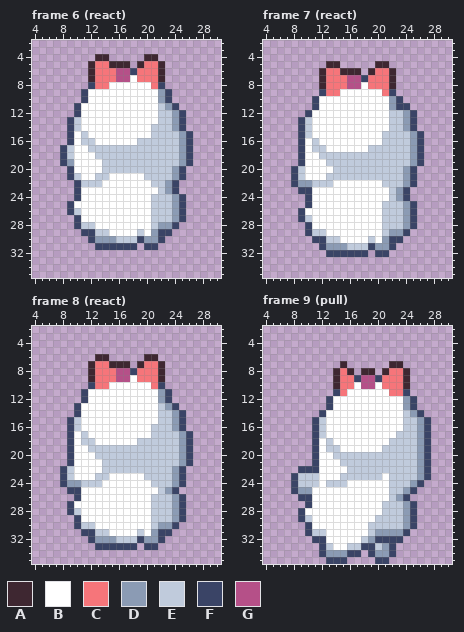
Two states of a pixel-art file, art/minis/dog-duchess@94.aseprite. The picture above was drawn from the file before the commit.
36x36 pixels, 24 frames. Shown: frame 6 (react): x 4..30, y 2..35; frame 7 (react): x 4..30, y 2..35; frame 8 (react): x 4..30, y 2..35; frame 9 (pull): x 4..30, y 2..35. The commit also changed other frames, which this record leaves out.
Palette (. is transparent): A #3e2731  B #ffffff  C #f6757a  D #8b9bb4  E #c0cbdc  F #3a4466  G #b55088
Pixels before, frame 6 (react), first column x 8:
 4 .....AA.....AA.....
 5 ....ACCAAA.ACCA....
 6 ....ACCCGGFCCCA....
 7 ....ACCCGGBCCCA....
 8 ....FCCBBBBBBCF....
 9 ...FBBBBBBBBBBDF...
10 ...FBBBBBBBBBBDF...
11 ..FBBBBBBBBBBBEDF..
12 ..FBBBBBBBBBBBEEDF.
13 .FEBBBBBBBBBBBEEDF.
14 .FEBBBBBBBBBBEEEDF.
15 .FBEBBBBBBBBBEEEEDF
16 .FBEEBBBBBBEEEEEEDF
17 FEBBEEEEEEEEEEEEEDF
18 FEBBBEEEEEEEEEEEEDF
19 FDBBBBEEEEEEEEEEEDF
20 .FBBBBEEEEEEEEEEDF.
21 .FEBBEEBBBBBEEEEDF.
22 ..FEEEBBBBBBBEEDF..
23 ..FBBBBBBBBBBBEDF..
24 ..FBBBBBBBBBBEEEDF.
25 .FBBBBBBBBBBBEEEDF.
26 .FEBBBBBBBBBBEEEDF.
27 ..FBBBBBBBBBBEEEDF.
28 ..FEEBBBBBBBBEDDF..
29 ...FFEEBBBBEBDFF...
30 ....FDDDEEEFDDF....
31 .....FFFFFF.FF.....
Pixels before, frame 7 (react), first column x 8:
 5 .....AA.....AA.....
 6 ....ACCAAA.ACCA....
 7 ....ACCCGGFCCCA....
 8 ....ACCCGGBCCCA....
 9 ....FCCBBBBBBCF....
10 ...FBBBBBBBBBBDF...
11 ...FBBBBBBBBBBDFF..
12 ..FBBBBBBBBBBBEEDF.
13 .FEBBBBBBBBBBBEEDF.
14 .FEBBBBBBBBBBBEEDF.
15 .FEBBBBBBBBBBEEEEDF
16 .FBEBBBBBBBBBEEEEDF
17 .FBEEBBBBBBEEEEEEDF
18 .FBBEEEEEEEEEEEEEDF
19 .FBBBEEEEEEEEEEEEDF
20 FEBBBBEEEEEEEEEEDF.
21 FEBBBEEEEEEEEEEEDF.
22 FDDEEEBBBBBBBEEEDF.
23 .FFBBBBBBBBBBBEDF..
24 ..FBBBBBBBBBBBEDF..
25 ..FBBBBBBBBBBEEEDF.
26 .FBBBBBBBBBBBEEEDF.
27 .FEBBBBBBBBBBEEEDF.
28 ..FBBBBBBBBBBEEEDF.
29 ..FEEBBBBBBBBEDDF..
30 ...FFEEBBBBEBDFF...
31 ....FDDDEEEFDDF....
32 .....FFFFFF.FF.....
Pixels before, frame 8 (react), first column x 8:
 6 .....AA.....AA.....
 7 ....ACCAAA.ACCA....
 8 ....ACCCGGFCCCA....
 9 ....ACCCGGBCCCA....
10 ....FCCBBBBBBCF....
11 ...FBBBBBBBBBBDF...
12 ...FBBBBBBBBBBDF...
13 ..FBBBBBBBBBBBEDF..
14 ..FBBBBBBBBBBBEEDF.
15 .FEBBBBBBBBBBBEEDF.
16 .FEBBBBBBBBBBEEEDF.
17 .FBEBBBBBBBBBEEEEDF
18 .FBEEBBBBBBEEEEEEDF
19 .FBBEEEEEEEEEEEEEDF
20 .FBBBEEEEEEEEEEEEDF
21 .FBBBBEEEEEEEEEEEDF
22 FEBBBBEEEEEEEEEEDF.
23 FEBBBEEBBBBBEEEEDF.
24 FDDEEEBBBBBBBEEEDF.
25 .FFBBBBBBBBBBBEDF..
26 ..FBBBBBBBBBBEEEDF.
27 .FBBBBBBBBBBBEEEDF.
28 .FEBBBBBBBBBBEEEDF.
29 ..FBBBBBBBBBBEEEDF.
30 ..FEEBBBBBBBBEDDF..
31 ...FFEEBBBBEBDFF...
32 ....FDDDEEEFDDF....
33 .....FFFFFF.FF.....
Pixels before, frame 9 (pull), first column x 8:
 7 .......A......AA....
 8 ......ACA.AA.ACCA...
 9 ......ACCFGGFCCCA...
10 ......ACCBGGBCCCA...
11 ......FCBBBBBBCCF...
12 .....FBBBBBBBBBBDF..
13 .....FBBBBBBBBBBDF..
14 ....FBBBBBBBBBBBEDF.
15 ...FEBBBBBBBBBBBEEDF
16 ...FEBBBBBBBBBBBEEDF
17 ...FEBBBBBBBBBBEEEDF
18 ...FBEBBBBBBBBEEEEDF
19 ...FBEEBBBBBBEEEEEDF
20 ...FBBEEEEEEEEEEEEDF
21 ...FBBBEEEEEEEEEEEDF
22 .FFFBBBBEEEEEEEEEEDF
23 FEEEBBBEEEEEEBEEEEDF
24 FEEEBEEEBBBBBBEEEDF.
25 FDDBBBBBBBBBBBEEDF..
26 .FFBBBBBBBBBBBEDF...
27 ..FBBBBBBBBBBEEEDF..
28 .FBBBBBBBBBBBEEEDF..
29 .FEBBBBBBBBBEEEEDF..
30 ..FBBBBBBBBEEEEEDF..
31 ..FEEBBBBBBEDDDDF...
32 ...FFBBBBBEDFFFF....
33 ....FEBBEEFFEDF.....
34 ....FDDDFF.FDDF.....
35 .....FFF....FF......
Now the later version:
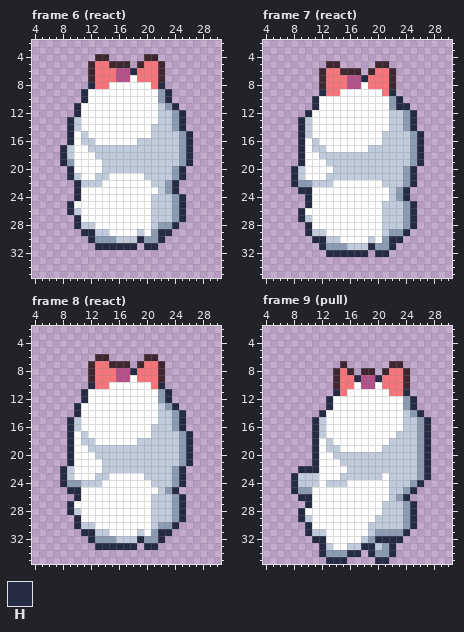
Colours new in this view: H #262b44
Diff:
Frame 6 (react):
y 6: x 18 F -> H
y 8: x 12 F -> H; x 22 F -> H
y 9..10: x 11 F -> H; x 23 F -> H
y 11: x 10 F -> H; x 24 F -> H
y 12: x 10 F -> H; x 25 F -> H
y 13..14: x 9 F -> H; x 25 F -> H
y 15..16: x 9 F -> H; x 26 F -> H
y 17..19: x 8 F -> H; x 26 F -> H
y 20..21: x 9 F -> H; x 25 F -> H
y 22..23: x 10 F -> H; x 24 F -> H
y 24: x 10 F -> H; x 25 F -> H
y 25..26: x 9 F -> H; x 25 F -> H
y 27: x 10 F -> H; x 25 F -> H
y 28: x 10 F -> H; x 24 F -> H
y 29: x 11..12 FF -> HH; x 22..23 FF -> HH
y 30: x 12 F -> H; x 19 F -> H; x 22 F -> H
y 31: x 13..18 FFFFFF -> HHHHHH; x 20..21 FF -> HH
Frame 7 (react):
y 7: x 18 F -> H
y 9: x 12 F -> H; x 22 F -> H
y 10: x 11 F -> H; x 23 F -> H
y 11: x 11 F -> H; x 23..24 FF -> HH
y 12: x 10 F -> H; x 25 F -> H
y 13..14: x 9 F -> H; x 25 F -> H
y 15..19: x 9 F -> H; x 26 F -> H
y 20..22: x 8 F -> H; x 25 F -> H
y 23: x 9..10 FF -> HH; x 24 F -> H
y 24: x 10 F -> H; x 24 F -> H
y 25: x 10 F -> H; x 25 F -> H
y 26..27: x 9 F -> H; x 25 F -> H
y 28: x 10 F -> H; x 25 F -> H
y 29: x 10 F -> H; x 24 F -> H
y 30: x 11..12 FF -> HH; x 22..23 FF -> HH
y 31: x 12 F -> H; x 19 F -> H; x 22 F -> H
y 32: x 13..18 FFFFFF -> HHHHHH; x 20..21 FF -> HH
Frame 8 (react):
y 8: x 18 F -> H
y 10: x 12 F -> H; x 22 F -> H
y 11..12: x 11 F -> H; x 23 F -> H
y 13: x 10 F -> H; x 24 F -> H
y 14: x 10 F -> H; x 25 F -> H
y 15..16: x 9 F -> H; x 25 F -> H
y 17..21: x 9 F -> H; x 26 F -> H
y 22..24: x 8 F -> H; x 25 F -> H
y 25: x 9..10 FF -> HH; x 24 F -> H
y 26: x 10 F -> H; x 25 F -> H
y 27..28: x 9 F -> H; x 25 F -> H
y 29: x 10 F -> H; x 25 F -> H
y 30: x 10 F -> H; x 24 F -> H
y 31: x 11..12 FF -> HH; x 22..23 FF -> HH
y 32: x 12 F -> H; x 19 F -> H; x 22 F -> H
y 33: x 13..18 FFFFFF -> HHHHHH; x 20..21 FF -> HH
Frame 9 (pull):
y 9: x 17 F -> H; x 20 F -> H
y 11: x 14 F -> H; x 24 F -> H
y 12..13: x 13 F -> H; x 25 F -> H
y 14: x 12 F -> H; x 26 F -> H
y 15..21: x 11 F -> H; x 27 F -> H
y 22: x 9..11 FFF -> HHH; x 27 F -> H
y 23: x 8 F -> H; x 27 F -> H
y 24: x 8 F -> H; x 26 F -> H
y 25: x 8 F -> H; x 25 F -> H
y 26: x 9..10 FF -> HH; x 24 F -> H
y 27: x 10 F -> H; x 25 F -> H
y 28..29: x 9 F -> H; x 25 F -> H
y 30: x 10 F -> H; x 25 F -> H
y 31: x 10 F -> H; x 24 F -> H
y 32: x 11..12 FF -> HH; x 20..23 FFFF -> HHHH
y 33: x 12 F -> H; x 18..19 FF -> HH; x 22 F -> H
y 34: x 12 F -> H; x 16..17 FF -> HH; x 19 F -> H; x 22 F -> H
y 35: x 13..15 FFF -> HHH; x 20..21 FF -> HH
Changed places in both pictures, as pixel boxes (x1, y1, x2, y2):
changed: (130, 68, 137, 75)
changed: (60, 82, 193, 250)
changed: (361, 75, 368, 82)
changed: (291, 89, 424, 257)
changed: (130, 368, 137, 375)
changed: (60, 382, 193, 550)
changed: (291, 375, 431, 564)
